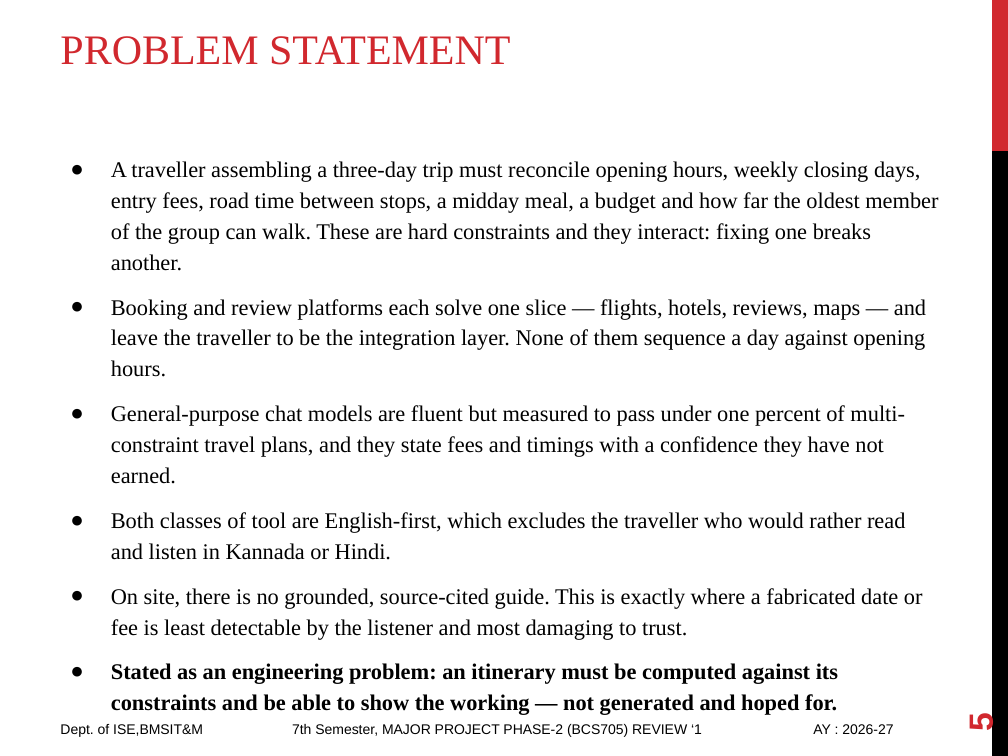
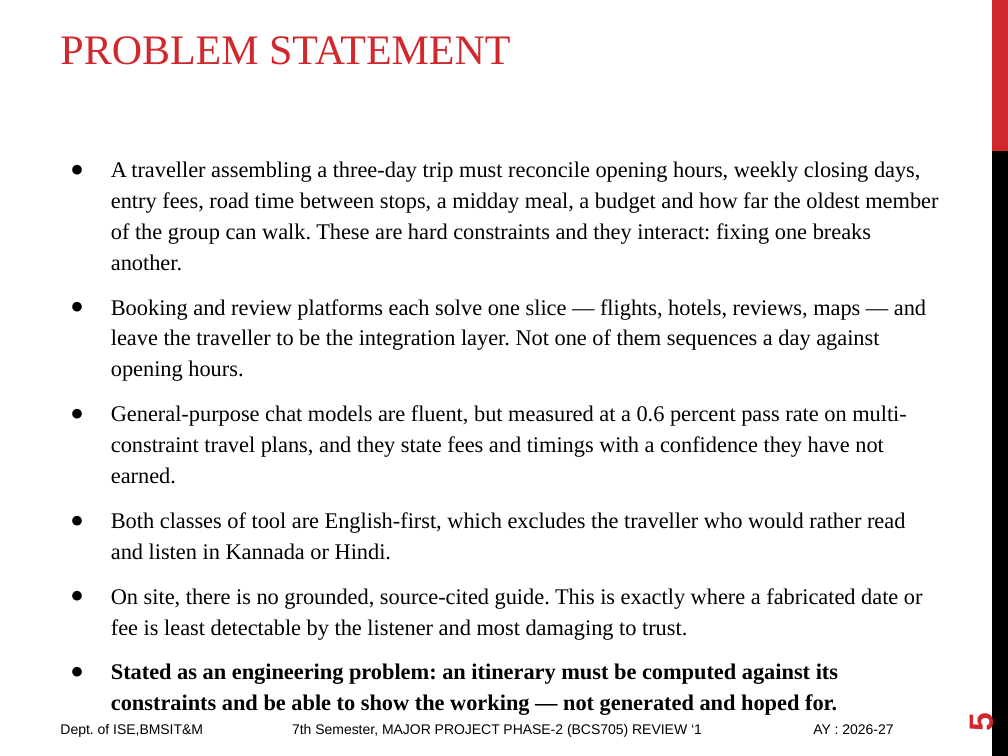
Before and after one commit to Pushkar69RS/NovaTripAI, a slide deck: slide 5 of docs/review1/Travel_Yantra_Phase2_Review1.pptx. Drawn at 1008x756 pixels with LibreOffice and Linux fonts; fonts in the diff are those of the drawing. Boxes give left, top, right and bottom in pixels: in the first picture for what was removed or moved away, otherwise in the second. Text is boxed around its words. In the diff, an @@ line names an element or a change of style, - is before the commit and + after.

```diff
--- a/docs/review1/Travel_Yantra_Phase2_Review1.pptx
+++ b/docs/review1/Travel_Yantra_Phase2_Review1.pptx
@@ text at <box>111,299,926,484</box>: text changed @@
-● Booking and review platforms each solve one slice — flights, hotels, reviews, maps — and leave the traveller to be the integration layer. None of them sequence a day against opening hours.
-● General-purpose chat models are fluent but measured to pass under one percent of multi-constraint travel plans, and they state fees and timings with a confidence they have not earned.
+● Booking and review platforms each solve one slice — flights, hotels, reviews, maps — and leave the traveller to be the integration layer. Not one of them sequences a day against opening hours.
+● General-purpose chat models are fluent, but measured at a 0.6 percent pass rate on multi-constraint travel plans, and they state fees and timings with a confidence they have not earned.
```
Also in this commit, not shown: 6 other slides changed, 4 other files.
